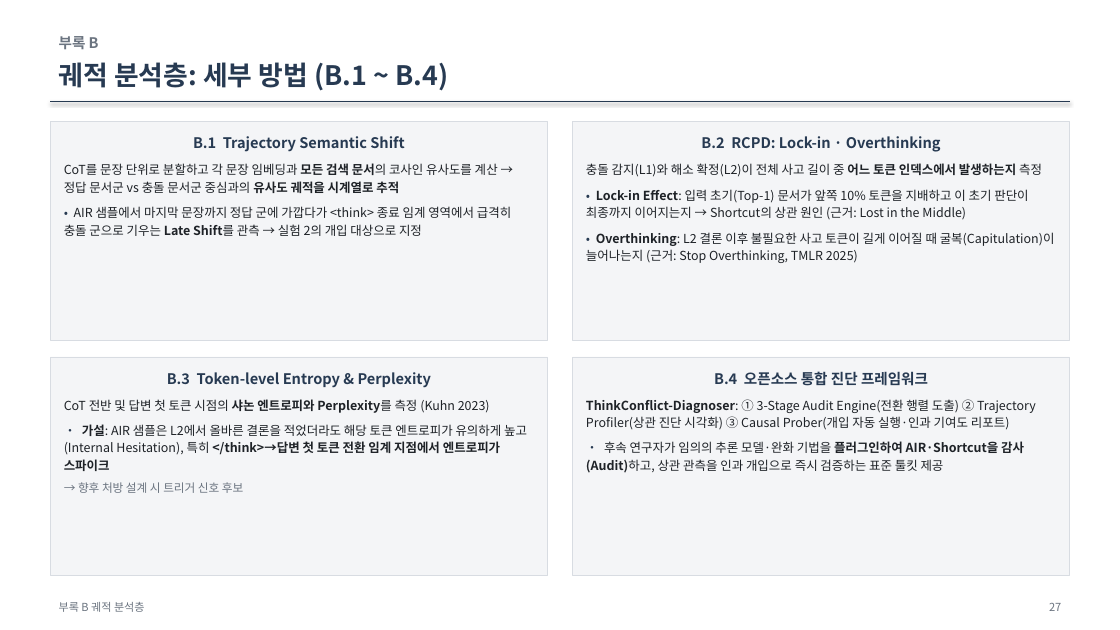
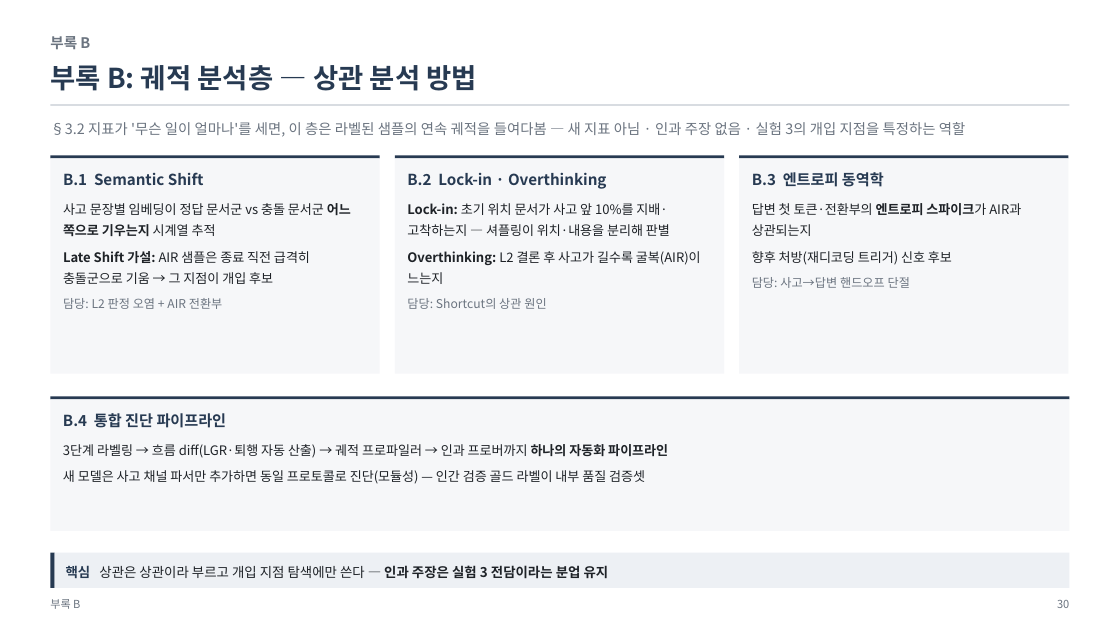
Before and after one commit to jin-ryu/temporal-conflict-qa, a slide deck: slide 30 of docs/ThinkConflict_연구보고.pptx (slide 27 before the commit). Drawn at 1120x630 pixels with LibreOffice and Linux fonts; fonts in the diff are those of the drawing. Boxes give left, top, right and bottom in pixels: in the first picture for what was removed or moved away, otherwise in the second. Text is boxed around its words. In the diff, an @@ line names an element or a change of style, - is before the commit and + after.

Commit message:
docs: 연구보고 PPT 전면 개편 — 논문 전개순 재배치(31장)+목차, 플랫 디자인+포인트컬러 2색, 데이터셋 JSON구조·가공 파이프라인·렌더링포맷 추가, AIR/LGR/HR 수식 Cambria 배너로 가시화, QACC 3번째 데이터셋 반영, 여정 2장 전면화

```diff
--- a/docs/ThinkConflict_연구보고.pptx
+++ b/docs/ThinkConflict_연구보고.pptx
@@ text "부록 B" at <box>50,36,90,50</box>: line spacing 1 to 1.22; more space between paragraphs @@
@@ text at <box>50,65,477,91</box>: text changed; size 23 to 23.5 pt @@
-궤적 분석층: 세부 방법 (B.1 ~ B.4)
+부록 B: 궤적 분석층 — 상관 분석 방법
@@ line removed from (50, 102) to (1070, 102) @@
@@ rectangle added at <box>50,104,1070,106</box>, fill #D8DCE1 @@
@@ text added at <box>50,122,965,137</box>, 12.3 pt, text #6B7480 @@
+§3.2 지표가 '무슨 일이 얼마나'를 세면, 이 층은 라벨된 샘플의 연속 궤적을 들여다봄 — 새 지표 아님 · 인과 주장 없음 · 실험 3의 개입 지점을 특정하는 역할
@@ rectangle removed at <box>573,122,1070,340</box> @@
-B.2 RCPD: Lock-in · Overthinking
-충돌 감지(L1)와 해소 확정(L2)이 전체 사고 길이 중 어느 토큰 인덱스에서 발생하는지 측정
-• Lock-in Effect: 입력 초기(Top-1) 문서가 앞쪽 10% 토큰을 지배하고 이 초기 판단이 최종까지 이어지는지 → Shortcut의 상관 원인 (근거: Lost in the Middle)
-• Overthinking: L2 결론 이후 불필요한 사고 토큰이 길게 이어질 때 굴복(Capitulation)이 늘어나는지 (근거: Stop Overthinking, TMLR 2025)
@@ rectangle "B.1 Semantic Shift": place and size @@
-rectangle "B.1 Semantic Shift" at <box>50,122,548,340</box>
+rectangle "B.1 Semantic Shift" at <box>50,159,380,374</box>
@@ rectangle "B.1 Semantic Shift" at <box>50,159,380,374</box>: fill #F4F5F7 to #F6F7F9; outline #D8DCE2 0.75 pt to none @@
@@ rectangle added at <box>50,155,380,159</box>, fill #273A52 @@
@@ text in rectangle at <box>63,172,351,309</box>: text changed; size 10.7 to 11.2 pt @@
-B.1 Trajectory Semantic Shift
-CoT를 문장 단위로 분할하고 각 문장 임베딩과 모든 검색 문서의 코사인 유사도를 계산 → 정답 문서군 vs 충돌 문서군 중심과의 유사도 궤적을 시계열로 추적
-• AIR 샘플에서 마지막 문장까지 정답 군에 가깝다가 <think> 종료 임계 영역에서 급격히 충돌 군으로 기우는 Late Shift를 관측 → 실험 2의 개입 대상으로 지정
+B.1 Semantic Shift
+사고 문장별 임베딩이 정답 문서군 vs 충돌 문서군 어느 쪽으로 기우는지 시계열 추적
+Late Shift 가설: AIR 샘플은 종료 직전 급격히 충돌군으로 기움 → 그 지점이 개입 후보
+담당: L2 판정 오염 + AIR 전환부
@@ rectangle added at <box>395,155,724,159</box>, fill #273A52 @@
@@ rectangle added at <box>395,159,724,374</box>, fill #F6F7F9, 11.2 pt, text #1E2227 @@
+B.2 Lock-in · Overthinking
+Lock-in: 초기 위치 문서가 사고 앞 10%를 지배·고착하는지 — 셔플링이 위치·내용을 분리해 판별
+Overthinking: L2 결론 후 사고가 길수록 굴복(AIR)이 느는지
+담당: Shortcut의 상관 원인
@@ rectangle added at <box>739,155,1069,159</box>, fill #273A52 @@
@@ rectangle added at <box>739,159,1069,374</box>, fill #F6F7F9, 11.2 pt, text #1E2227 @@
+B.3 엔트로피 동역학
+답변 첫 토큰·전환부의 엔트로피 스파이크가 AIR과 상관되는지
+향후 처방(재디코딩 트리거) 신호 후보
+담당: 사고→답변 핸드오프 단절
@@ rectangle removed at <box>50,357,548,576</box> @@
-B.3 Token-level Entropy & Perplexity
-CoT 전반 및 답변 첫 토큰 시점의 샤논 엔트로피와 Perplexity를 측정 (Kuhn 2023)
-• 가설: AIR 샘플은 L2에서 올바른 결론을 적었더라도 해당 토큰 엔트로피가 유의하게 높고(Internal Hesitation), 특히 </think>→답변 첫 토큰 전환 임계 지점에서 엔트로피가 스파이크
-→ 향후 처방 설계 시 트리거 신호 후보
@@ rectangle removed at <box>573,357,1070,576</box> @@
-B.4 오픈소스 통합 진단 프레임워크
-ThinkConflict-Diagnoser: ① 3-Stage Audit Engine(전환 행렬 도출) ② Trajectory Profiler(상관 진단 시각화) ③ Causal Prober(개입 자동 실행·인과 기여도 리포트)
-• 후속 연구자가 임의의 추론 모델·완화 기법을 플러그인하여 AIR·Shortcut을 감사(Audit)하고, 상관 관측을 인과 개입으로 즉시 검증하는 표준 툴킷 제공
@@ rectangle added at <box>50,397,1070,400</box>, fill #273A52 @@
@@ rectangle added at <box>50,400,1070,531</box>, fill #F6F7F9, 11.2 pt, text #1E2227 @@
+B.4 통합 진단 파이프라인
+3단계 라벨링 → 흐름 diff(LGR·퇴행 자동 산출) → 궤적 프로파일러 → 인과 프로버까지 하나의 자동화 파이프라인
+새 모델은 사고 채널 파서만 추가하면 동일 프로토콜로 진단(모듈성) — 인간 검증 골드 라벨이 내부 품질 검증셋
@@ rectangle added at <box>50,553,55,588</box>, fill #273A52 @@
@@ rectangle added at <box>55,553,1070,588</box>, fill #EDF0F4, 11.5 pt, text #1E2227 @@
+핵심 상관은 상관이라 부르고 개입 지점 탐색에만 쓴다 — 인과 주장은 실험 3 전담이라는 분업 유지
@@ text at <box>50,599,80,609</box>: text changed @@
-부록 B 궤적 분석층
+부록 B
@@ text removed at <box>1049,603,1061,611</box> @@
-27
@@ text added at <box>1057,600,1069,608</box>, 9.5 pt, text #6B7480 @@
+30
```
Also in this commit, not shown: 3 other slides changed, 27 slides added, 23 slides removed.
